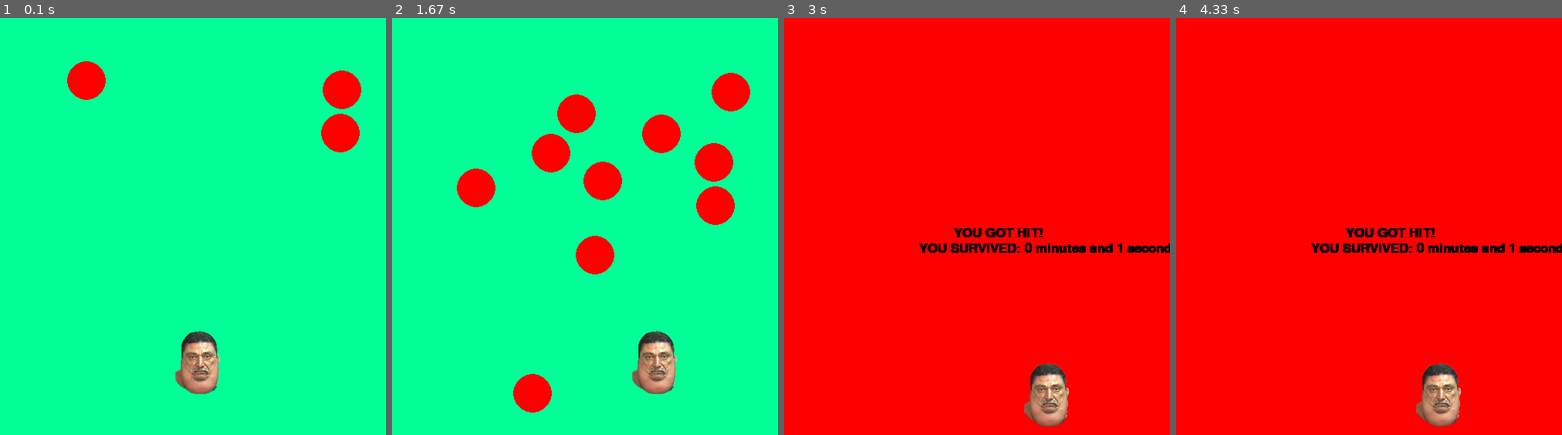
Above: before the commit, frames 1-4 (left to right).
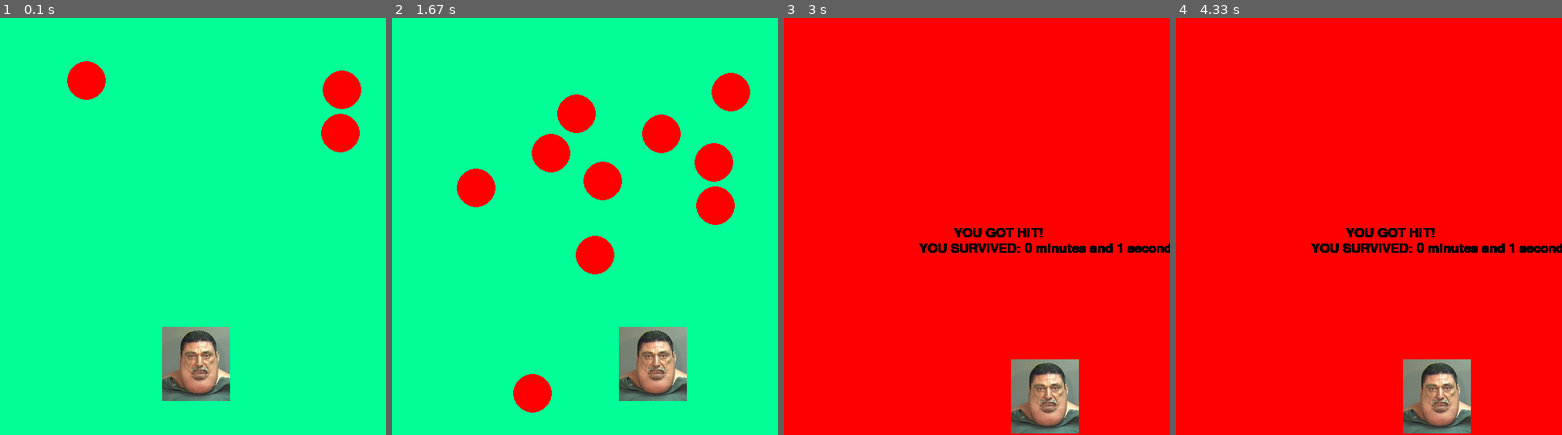
Above: after the commit, the same moments.

Repository: Ajay-Mohanraj/Evader
Game: pygame game, started from testing123.py
Same seed, same stepped clock (60 frames per second), same inputs: the game is played once before the commit and once after it.
Inputs:
- Up to frame 1 (0.1 s): no input
- Up to frame 2 (1.67 s): hold Right 0.33-0.8 s; hold Up 0.83-1.13 s; hold Right 1.17-1.63 s
- Up to frame 3 (3 s): hold Down 1.67-2.2 s
- Up to frame 4 (4.33 s): no input

The runs differ from the first frame. In frame 1, 2.2% of the frame differs, in the area x 42-60%, y 74-92%; in frame 2, 2.2%; in frame 3, 2.2%, in the area x 58-77%, y 81-100%; in frame 4, 2.2%.

Commit message:
Merge remote-tracking branch 'origin/master'
# Conflicts:
#	EggRoulette.py

Diff:
--- a/testing123.py
+++ b/testing123.py
@@ -28,7 +28,7 @@
 
 class Player(object):
 
-    def __init__(self, x, y, width, height, velocity=2, image="ohyabest.png"):
+    def __init__(self, x, y, width, height, velocity=2, image="ohya.jpg"):
 
         self.isJump = False
         self.jumpCount = 10
@@ -104,7 +104,7 @@
 run = True
 
 timer = Timer(frame_count, frame_rate)
-player1 = Player(x, y, width, height, vel, "ohyabest.png")
+player1 = Player(x, y, width, height, vel, "ohya.jpg")
 
 while run:
     clock.tick(frame_rate)
Binary file added: ohya-1.png
